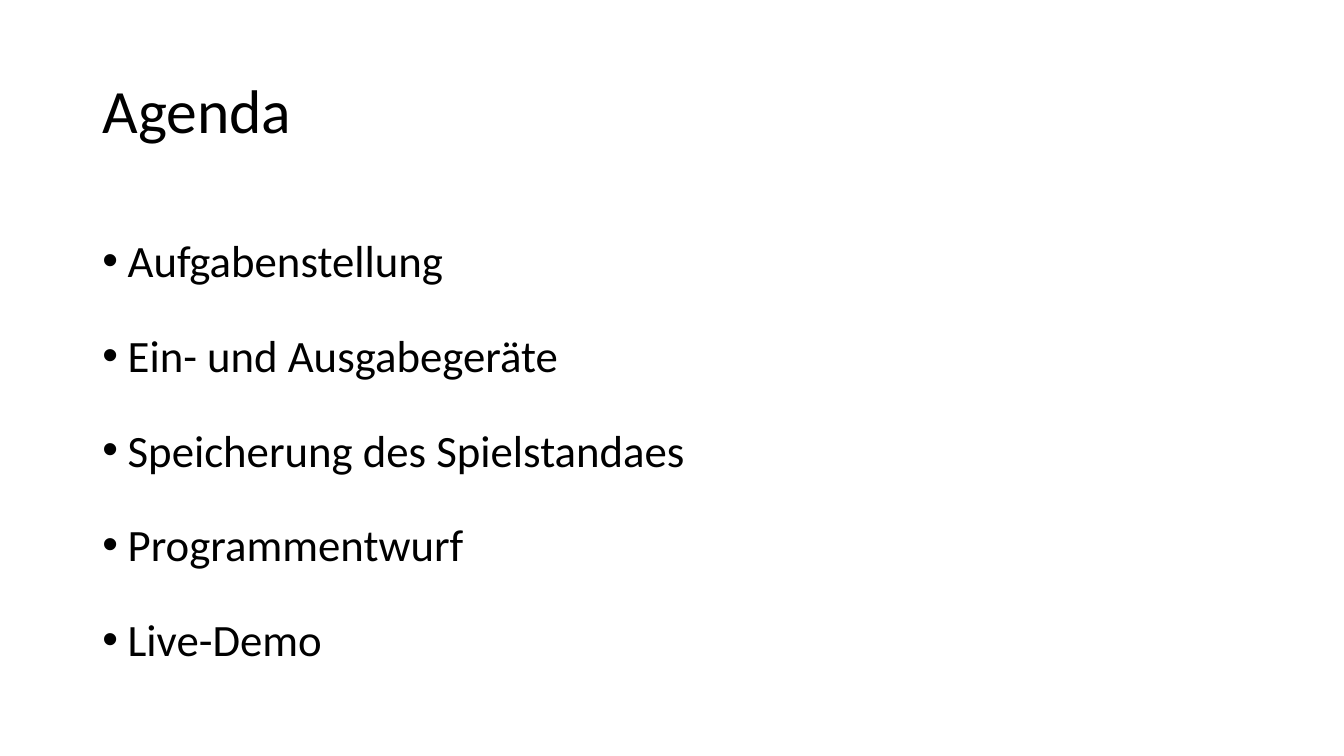
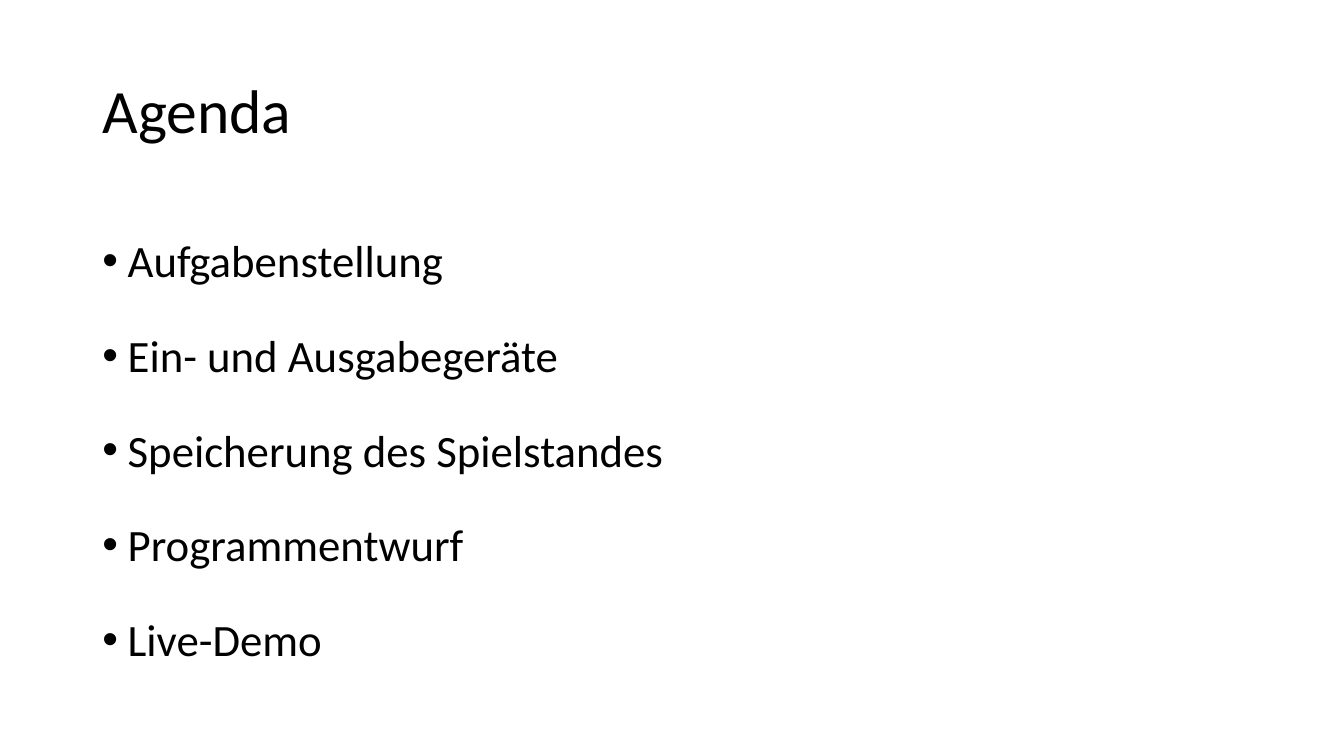
Before and after one commit to riesinger/8051-gewinnt, a slide deck: slide 2 of VierGewinnt.pptx. Drawn at 1344x756 pixels with LibreOffice and Linux fonts; fonts in the diff are those of the drawing. Boxes give left, top, right and bottom in pixels: in the first picture for what was removed or moved away, otherwise in the second. Text is boxed around its words. In the diff, an @@ line names an element or a change of style, - is before the commit and + after.

Commit message:
Agenda + live demo

```diff
--- a/VierGewinnt.pptx
+++ b/VierGewinnt.pptx
@@ text at <box>128,436,663,475</box>: text changed @@
-• Speicherung des Spielstandaes
+• Speicherung des Spielstandes
```
